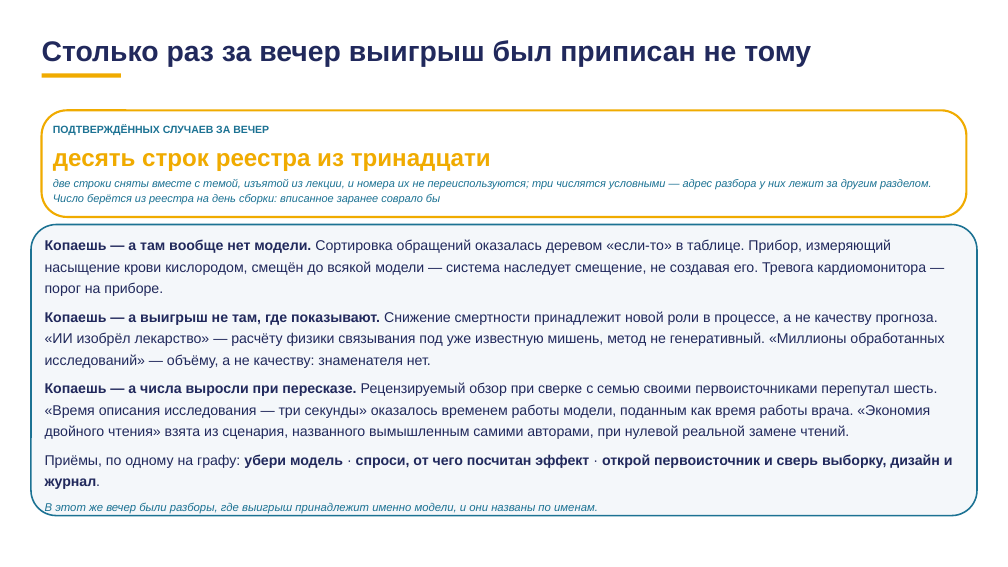
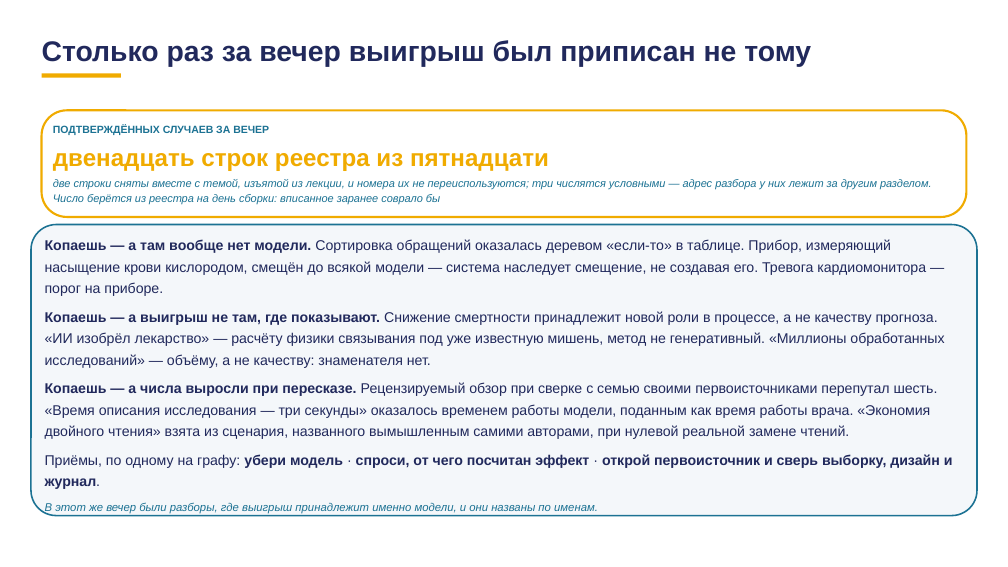
Before and after one commit to tellina-study/AI-usage-lessons, a slide deck: slide 102 of library/lectures/lec-07/rework/deck/lec-07-karkas.pptx. Drawn at 1008x567 pixels with LibreOffice and Linux fonts; fonts in the diff are those of the drawing. Boxes give left, top, right and bottom in pixels: in the first picture for what was removed or moved away, otherwise in the second. Text is boxed around its words. In the diff, an @@ line names an element or a change of style, - is before the commit and + after.

```diff
--- a/library/lectures/lec-07/rework/deck/lec-07-karkas.pptx
+++ b/library/lectures/lec-07/rework/deck/lec-07-karkas.pptx
@@ text at box(53, 153, 549, 171): text changed @@
-десять строк реестра из тринадцати
+двенадцать строк реестра из пятнадцати
```
Also in this commit, not shown: 1 other file.
